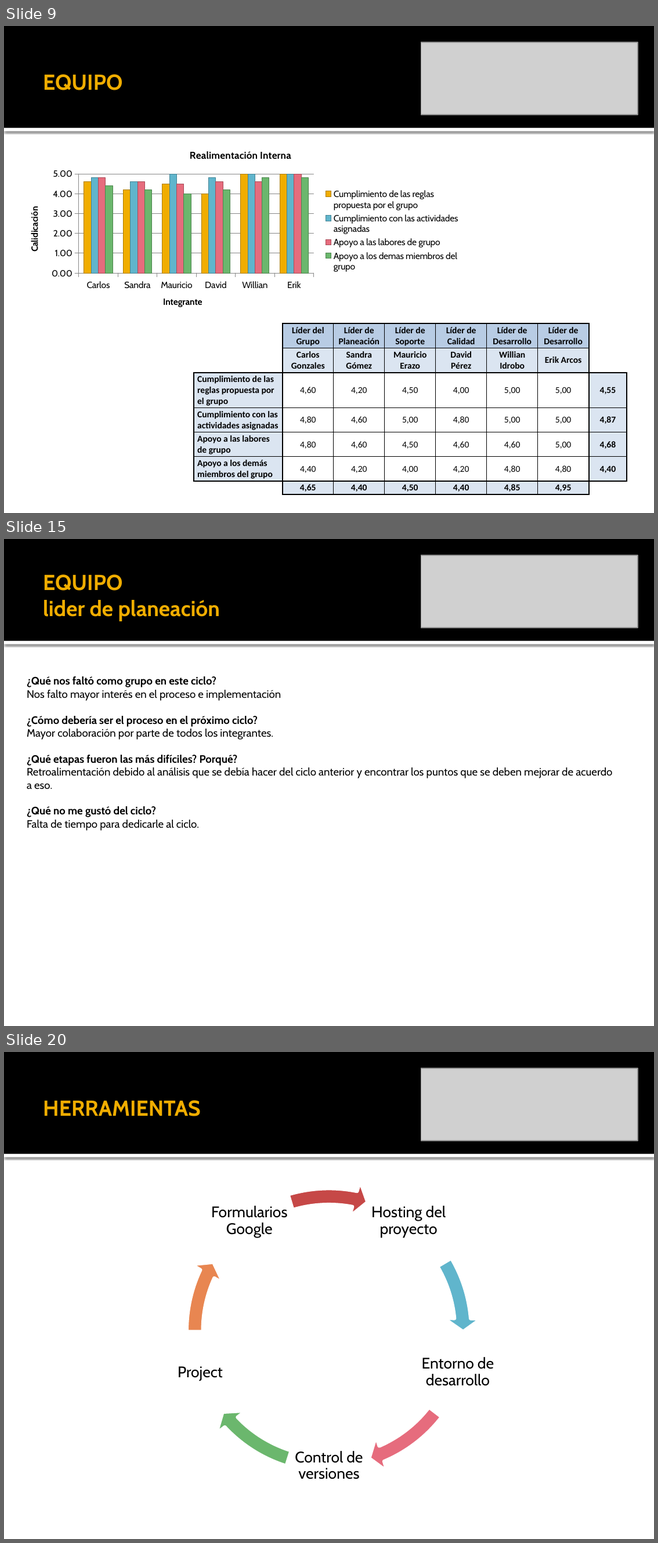
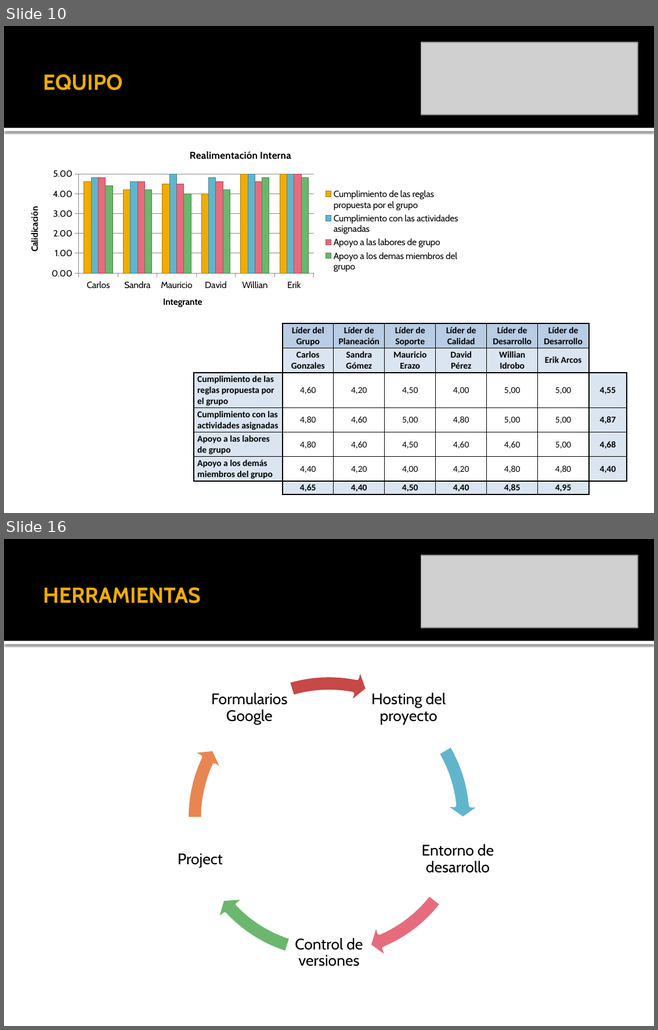
Before and after one commit to leseroth/ingenium-managment, a slide deck: CSOF5101 Ingeniera de Software/TSP/0323PostMortemTSPCiclo2.pptx. Shown one above the other, each under a label of ours: slides 9, 15 and 20 before the commit, slides 10 and 16 after it; the slides between them are not shown. The pictures are 658x1543 and 658x1030 pixels, drawn with LibreOffice and Linux fonts; fonts in the diff are those of the drawing; grey boxes stand for pictures. Boxes give left, top, right and bottom in pixels: in the first picture for what was removed or moved away, otherwise in the second. Text is boxed around its words. In the diff, an @@ line names an element or a change of style, - is before the commit and + after.

Commit message:
Version final del ciclo 2

```diff
--- a/CSOF5101 Ingeniera de Software/TSP/0323PostMortemTSPCiclo2.pptx
+++ b/CSOF5101 Ingeniera de Software/TSP/0323PostMortemTSPCiclo2.pptx
@@ slide 15 removed at bbox=[4, 539, 654, 1026], background #FFFFFF; not listed: 2 template elements that a slide beside it also shows @@
@@ picture removed at bbox=[421, 555, 637, 628] @@
@@ title removed at bbox=[43, 574, 220, 621] @@
-EQUIPO
-lider de planeación
@@ text removed at bbox=[27, 676, 612, 831] @@
-¿Qué nos faltó como grupo en este ciclo?
-Nos falto mayor interés en el proceso e implementación
-¿Cómo debería ser el proceso en el próximo ciclo?
-Mayor colaboración por parte de todos los integrantes.
-¿Qué etapas fueron las más difíciles? Porqué?
-Retroalimentación debido al análisis que se debía hacer del ciclo anterior y encontrar los puntos que se deben mejorar de acuerdo a eso.
-¿Qué no me gustó del ciclo?
-Falta de tiempo para dedicarle al ciclo.
@@ what was slide 9 is now slide 10 @@
@@ what was slide 20 is now slide 16 @@
```
Also in this commit, not shown: 9 slides changed, 1 slide added, 4 other slides removed, 1 other file.
